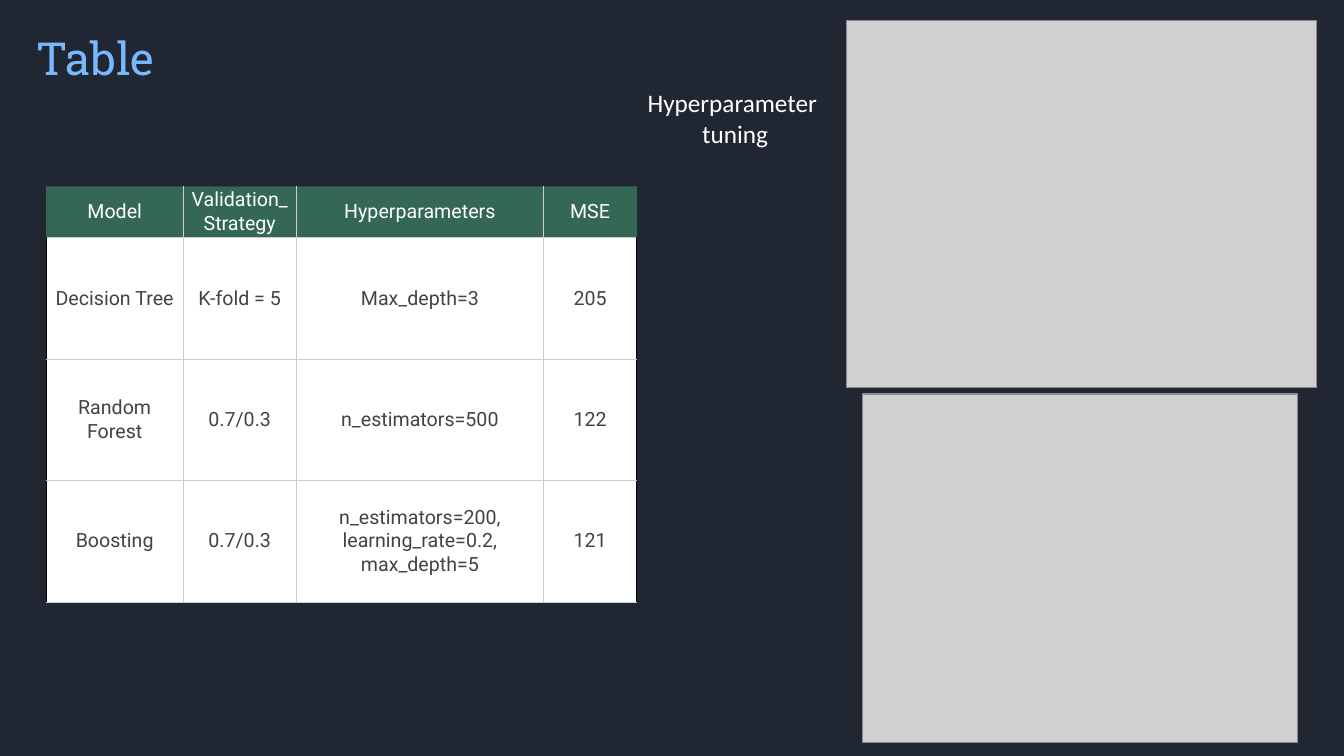
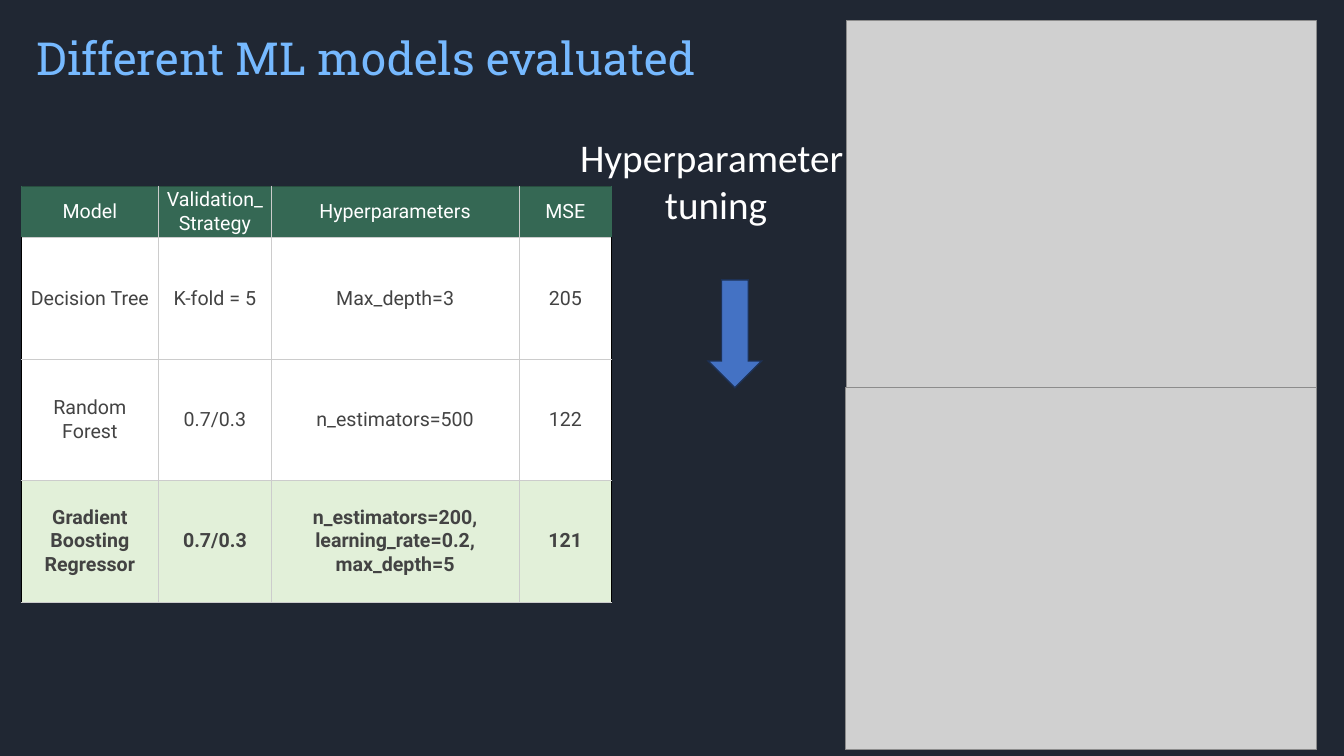
Before and after one commit to syam3500/hackthefuture2025, a slide deck: slide 4 of presentation.pptx (slide 6 before the commit). Drawn at 1344x756 pixels with LibreOffice and Linux fonts; fonts in the diff are those of the drawing; grey boxes stand for pictures; background and template pictures are left out. Boxes give left, top, right and bottom in pixels: in the first picture for what was removed or moved away, otherwise in the second. Text is boxed around its words. In the diff, an @@ line names an element or a change of style, - is before the commit and + after.

```diff
--- a/presentation.pptx
+++ b/presentation.pptx
@@ text at (37,40,696,76): text changed @@
-Table
+Different ML models evaluated
@@ text "Hyperparameter": place and size @@
-text "Hyperparameter" at (648,96,817,148)
+text "Hyperparameter" at (580,147,843,226)
@@ text "Hyperparameter" at (580,147,843,226): size 18 to 28 pt @@
@@ table at (21,187,612,603) @@
-row 4, column 1: Boosting
+row 4, column 1: Gradient Boosting / Regressor
@@ fill #FFFFFF to #E2F0D9 in row 4 @@
@@ bold on in "0.7/0.3", "n_estimators=200, learning_rate=0.2, max_depth=5", "121" @@
@@ table: place and size @@
-table at (46,187,637,603)
+table at (21,187,612,603)
@@ down arrow added at (709,280,762,388), fill #4472C4, outline #1E3256 1 pt @@
@@ picture: place and size @@
-picture at (862,394,1298,742)
+picture at (845,388,1317,750)
```
Also in this commit, not shown: 3 other slides changed, 2 slides removed.
